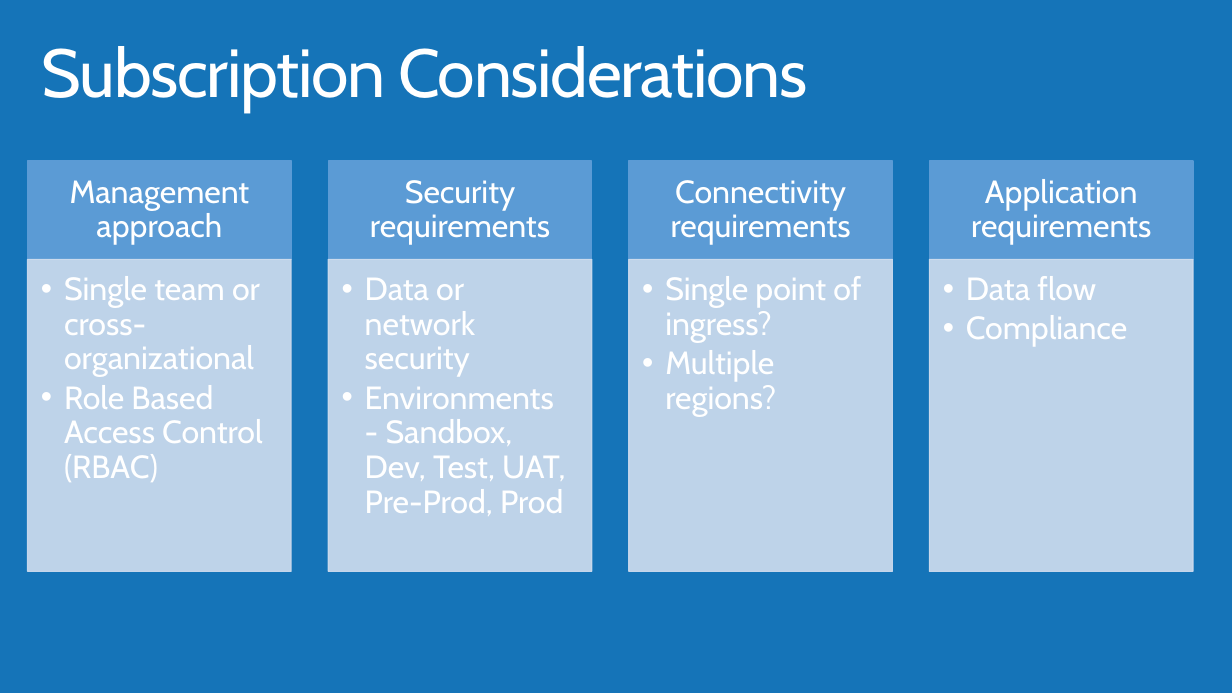
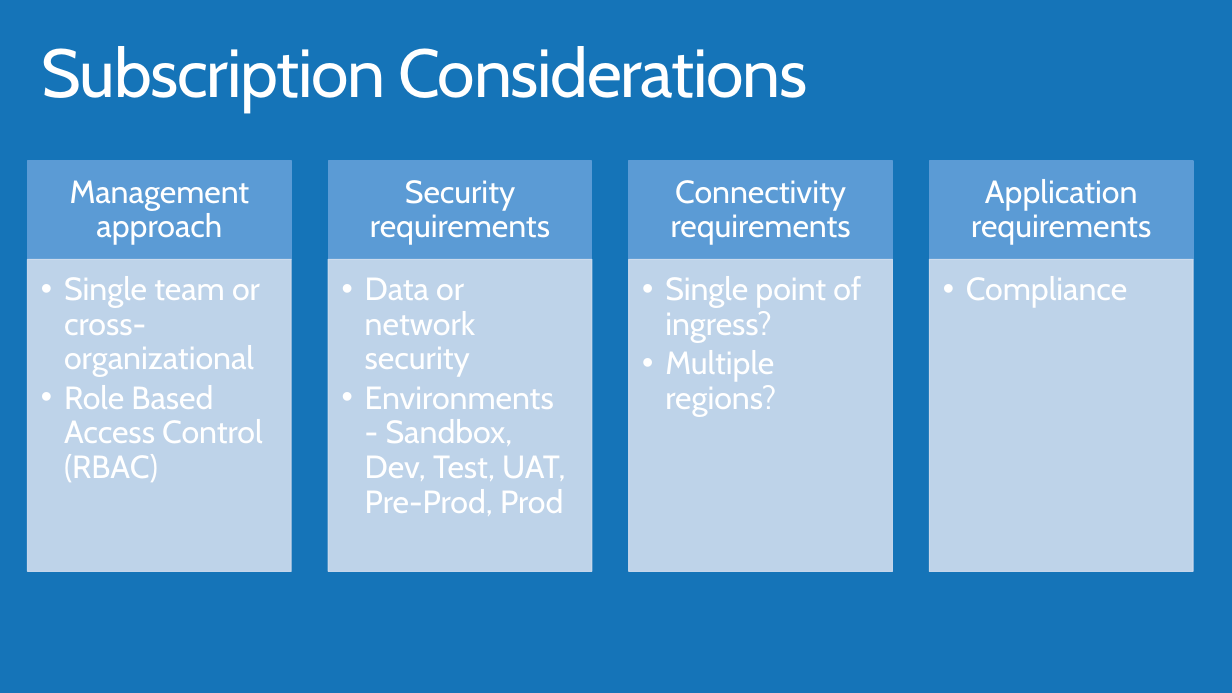
Before and after one commit to lulzzz/Azure-Governance-and-Networking, a slide deck: slide 10 of Azure Governance and Networking.pptx. Drawn at 1232x693 pixels with LibreOffice and Linux fonts; fonts in the diff are those of the drawing; background and template pictures are left out. Boxes give left, top, right and bottom in pixels: in the first picture for what was removed or moved away, otherwise in the second. Text is boxed around its words. In the diff, an @@ line names an element or a change of style, - is before the commit and + after.

```diff
--- a/Azure Governance and Networking.pptx
+++ b/Azure Governance and Networking.pptx
@@ text at [966,276,1096,300]: paragraph removed @@
-  • Data flow
```
Also in this commit, not shown: 6 other slides changed, 3 slides added, 1 slide removed, 1 other file.
